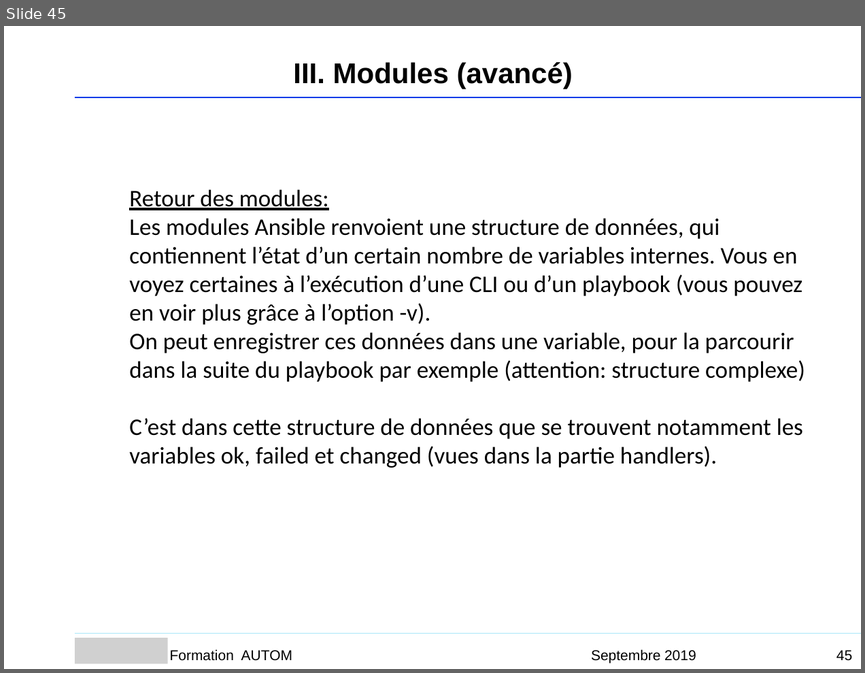
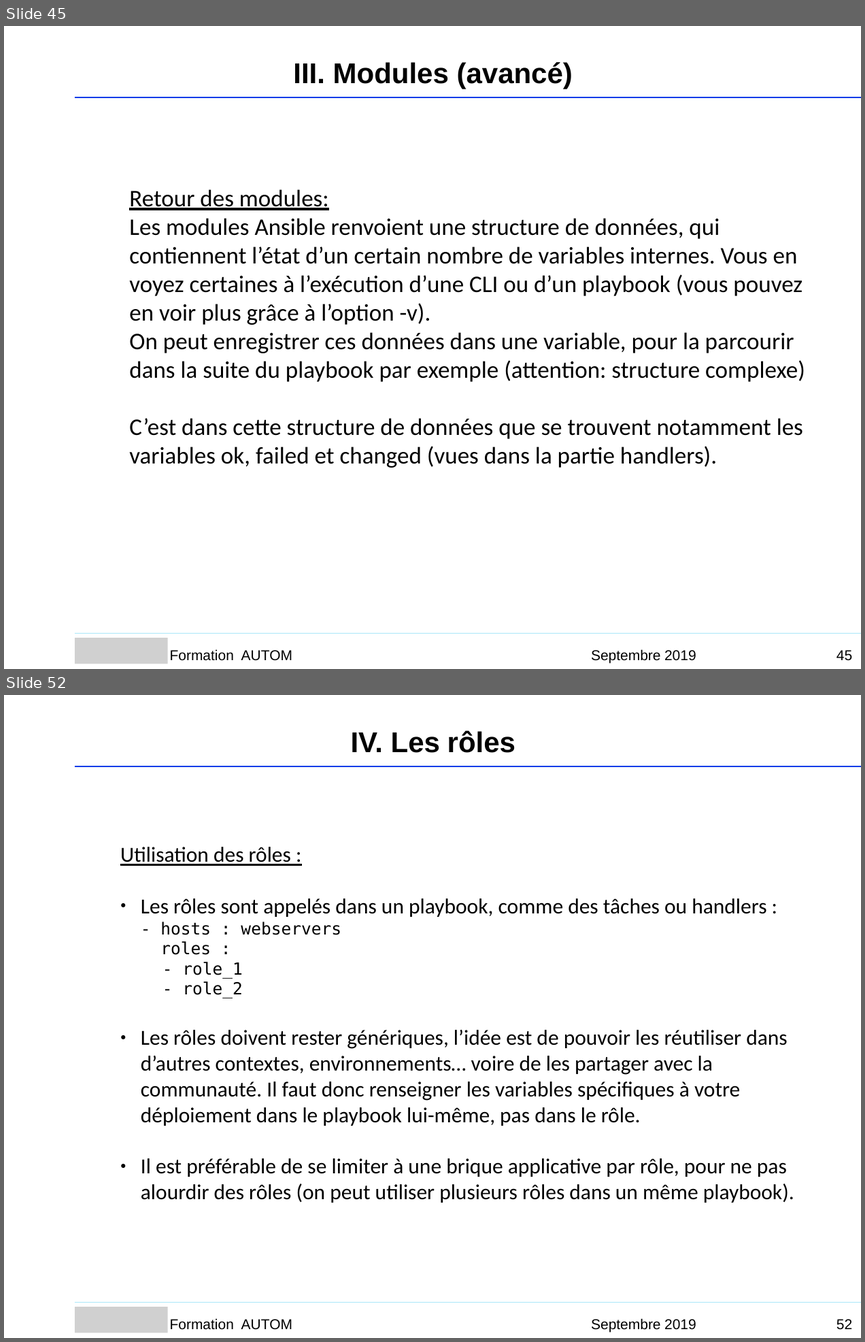
Before and after one commit to Sputnik93/cours_ansible, a slide deck: Ansible_support_cours_AGO.ppt. Shown one above the other, each under a label of ours: slide 45 before the commit, slides 45 and 52 after it; the slides between them are not shown. The pictures are 865x673 and 865x1342 pixels, drawn with LibreOffice and Linux fonts; fonts in the diff are those of the drawing; grey boxes stand for pictures; background and template pictures are left out. Boxes give left, top, right and bottom in pixels: in the first picture for what was removed or moved away, otherwise in the second. Text is boxed around its words. In the diff, an @@ line names an element or a change of style, - is before the commit and + after.

```diff
--- a/Ansible_support_cours_AGO.ppt
+++ b/Ansible_support_cours_AGO.ppt
@@ slide 52 added at [4, 695, 861, 1338], background #FFFFFF @@
@@ text added at [351, 730, 515, 753], 24 pt, text #000000, bold @@
+IV. Les rôles
@@ freeform shape added at [75, 766, 861, 766], outline #053CE8 0.99 pt @@
@@ text added at [120, 847, 794, 1202], 18 pt, text #000000 @@
+Utilisation des rôles :
+● Les rôles sont appelés dans un playbook, comme des tâches ou handlers :
+  - hosts : webservers
+  roles :
+  - role_1
+  - role_2
+● Les rôles doivent rester génériques, l’idée est de pouvoir les réutiliser dans d’autres contextes, environnements… voire de les partager avec la communauté. Il faut donc renseigner les variables spécifiques à votre déploiement dans le playbook lui-même, pas dans le rôle.
+● Il est préférable de se limiter à une brique applicative par rôle, pour ne pas alourdir des rôles (on peut utiliser plusieurs rôles dans un même playbook).
@@ freeform shape added at [75, 1302, 861, 1302], outline #AAE7F9 0.99 pt @@
@@ picture added at [75, 1307, 169, 1334] @@
@@ text added at [170, 1318, 292, 1329], 12 pt, text #000000 @@
+Formation AUTOM
@@ text added at [591, 1318, 696, 1331], 12 pt, text #000000 @@
+Septembre 2019
@@ page number added at [836, 1319, 852, 1329], 12 pt, text #000000 @@
+52
```
Also in this commit, not shown: 14 slides changed, 4 other slides added, 15 slides removed.
